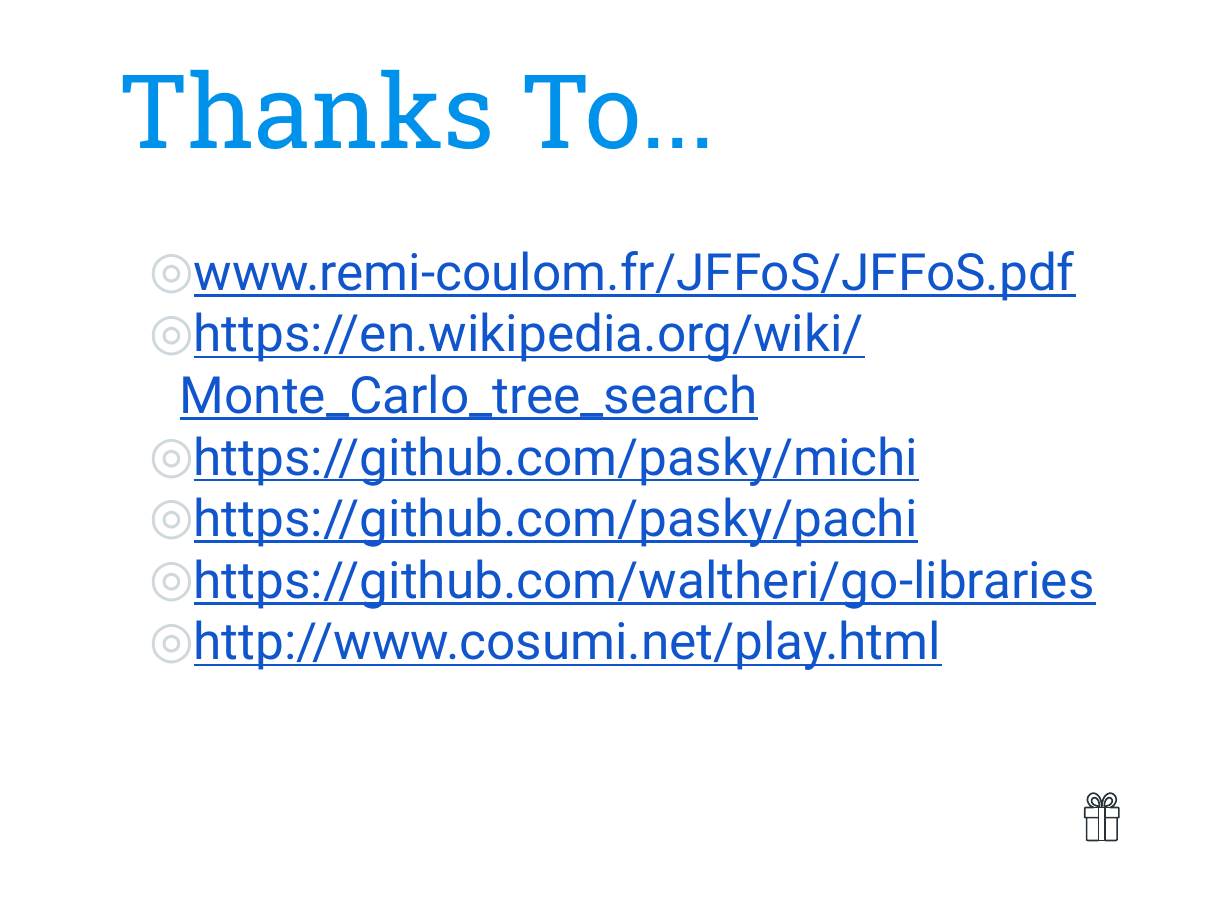
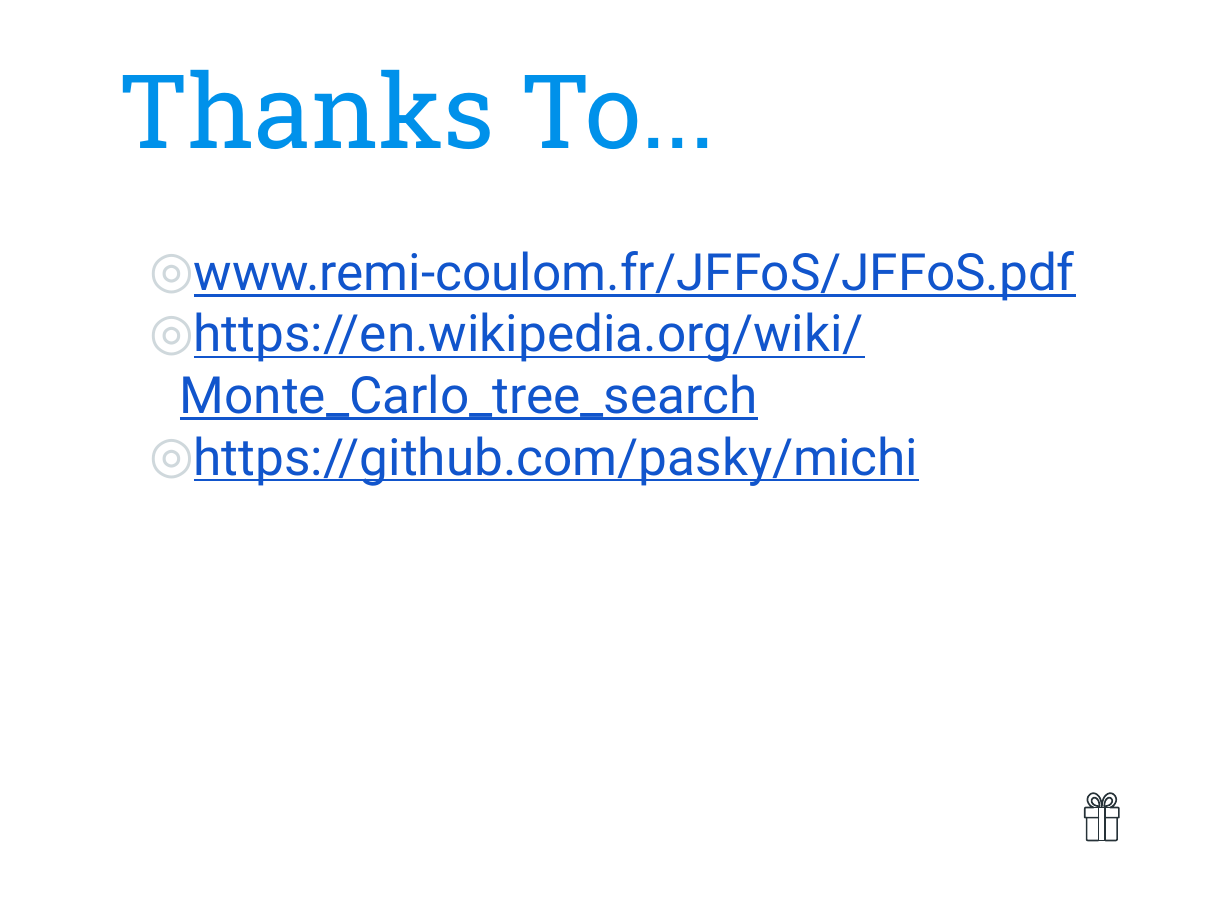
Before and after one commit to taezatria/KB-Her, a slide deck: slide 10 of GO-Kill/Kecerdasan Buatan -HER.pptx. Drawn at 1232x924 pixels with LibreOffice and Linux fonts; fonts in the diff are those of the drawing; background and template pictures are left out. Boxes give left, top, right and bottom in pixels: in the first picture for what was removed or moved away, otherwise in the second. Text is boxed around its words. In the diff, an @@ line names an element or a change of style, - is before the commit and + after.

```diff
--- a/GO-Kill/Kecerdasan Buatan -HER.pptx
+++ b/GO-Kill/Kecerdasan Buatan -HER.pptx
@@ text at <box>194,497,1095,670</box>: paragraphs removed @@
-◎ https://github.com/pasky/pachi
-◎ https://github.com/waltheri/go-libraries
-◎ http://www.cosumi.net/play.html
```
Also in this commit, not shown: 1 other slide changed.
